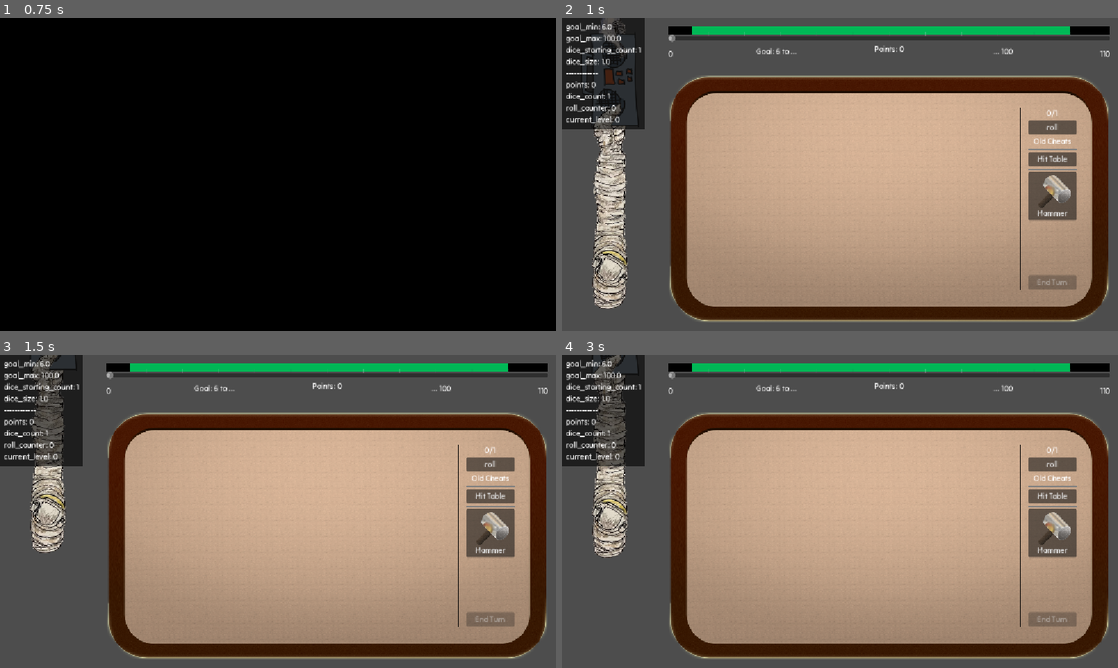
Above: before the commit, frames 1-4 (two rows, left to right).
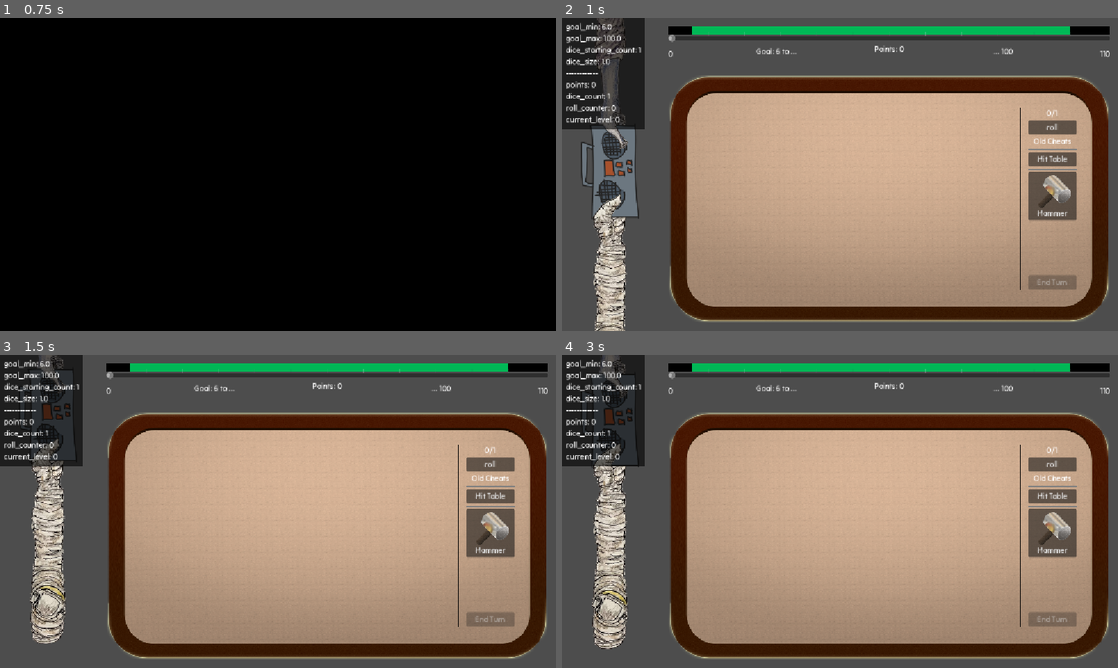
Above: after the commit, the same moments.

Repository: vhoyer/ludum_dare_60
Game: Godot game, scene res://stages/main_menu/main_menu.tscn
Same seed, same stepped clock (60 frames per second), same inputs: the game is played once before the commit and once after it.
Inputs (mouse positions are in pixels of both pictures, inside the frame that each line leads up to):
- Up to frame 1 (0.75 s): click "start! ,)" at 0.5 s
- Up to frame 2 (1 s): no input
- Up to frame 3 (1.5 s): move the mouse to (400, 495) at 1.27 s; hold Right (ui_right) from 1.28 s (still down); tap K at 1.35 s; click (400, 495) at 1.42 s
- Up to frame 4 (3 s): move the mouse to (728, 527) at 2.02 s; release Right (ui_right) at 2.03 s; hold Down (ui_down) 2.03-2.78 s; tap K at 2.1, 2.85 s; move the mouse to (895, 442) at 2.77 s; hold Right (ui_right) from 2.78 s (still down)

Frame 1 is identical in both runs. In frame 2, 4.7% of the frame differs, in the area x 3-14%, y 0-100%; in frame 3, 3.9%; in frame 4, 4.0%.

Commit message:
✨ Add song event to tug end

Diff:
--- a/auto_loads/audio_event_bus/audio_event_bus.gd
+++ b/auto_loads/audio_event_bus/audio_event_bus.gd
@@ -14,6 +14,7 @@
 	HUMAN_PULL_LOSE_GRUNT,
 	HUMAN_PULL_WIN_GRUNT,
 	DIE_DESTROY,
+	SLIP_SFX,
 }
 
 
--- a/components/game_tug_of_war/game_tug_of_war.gd
+++ b/components/game_tug_of_war/game_tug_of_war.gd
@@ -111,6 +111,8 @@
 var _original_fill_margin: float
 
 func _let_go(target: MarginContainer, margin: StringName) -> void:
+	AudioEventBus.emit(AudioEventBus.Id.SLIP_SFX)
+
 	_original_jitter_range = _jitter_range
 	_original_fill_margin = _fill_margin
 	_jitter_range = 0
--- a/components/game_tug_of_war/game_tug_of_war.tscn
+++ b/components/game_tug_of_war/game_tug_of_war.tscn
@@ -36,7 +36,6 @@
 
 [node name="Content" type="VBoxContainer" parent="Fill" unique_id=1405466274]
 unique_name_in_owner = true
-custom_minimum_size = Vector2(500, 0)
 layout_mode = 1
 anchors_preset = 8
 anchor_left = 0.5
@@ -44,9 +43,9 @@
 anchor_right = 0.5
 anchor_bottom = 0.5
 offset_left = -100.0
-offset_top = -667.0
+offset_top = -478.5
 offset_right = 100.0
-offset_bottom = 667.0
+offset_bottom = 478.5
 grow_horizontal = 2
 grow_vertical = 2
 theme_override_constants/separation = -53
